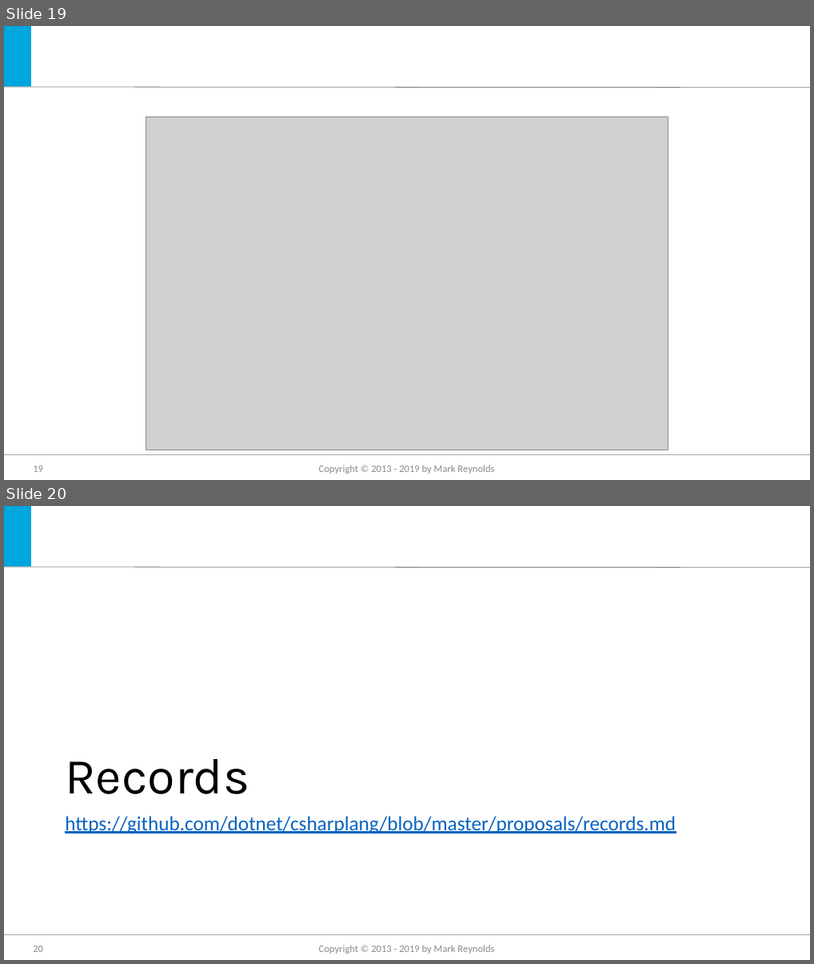
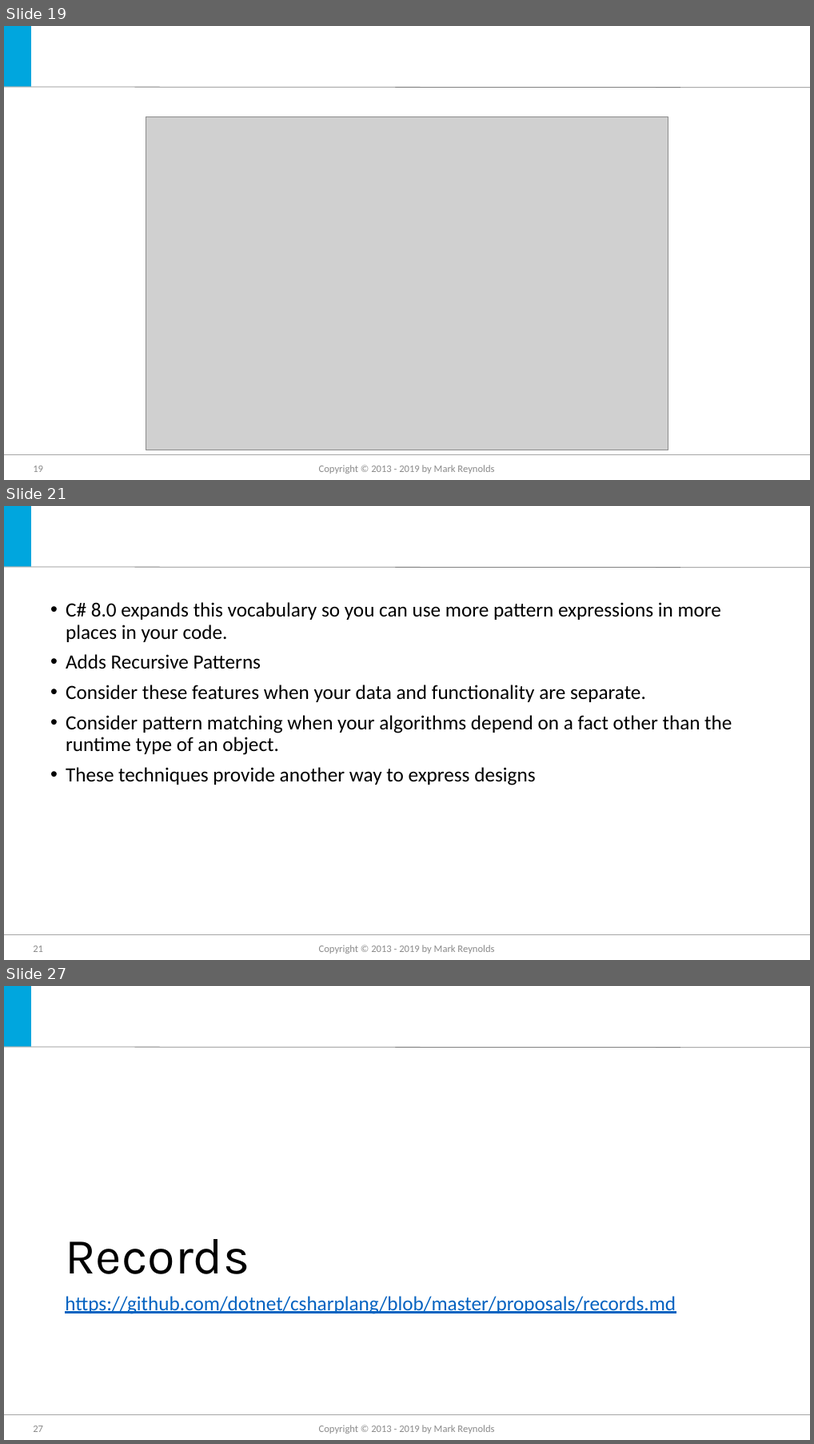
Before and after one commit to jmreynolds/CSharp8, a slide deck: Whats new in C#8.pptx. Shown one above the other, each under a label of ours: slides 19 and 20 before the commit, slides 19, 21 and 27 after it; the slides between them are not shown. The pictures are 814x964 and 814x1444 pixels, drawn with LibreOffice and Linux fonts; fonts in the diff are those of the drawing; grey boxes stand for pictures; background and template pictures are left out. Boxes give left, top, right and bottom in pixels: in the first picture for what was removed or moved away, otherwise in the second. Text is boxed around its words. In the diff, an @@ line names an element or a change of style, - is before the commit and + after.

Commit message:
added pattern matching

```diff
--- a/Whats new in C#8.pptx
+++ b/Whats new in C#8.pptx
@@ slide 21 added at [4, 506, 810, 960], background #FFFFFF; not listed: 3 template elements that a slide beside it also shows @@
@@ text added at [66, 602, 732, 785], 24 pt, text #000000 @@
+• C# 8.0 expands this vocabulary so you can use more pattern expressions in more places in your code.
+• Adds Recursive Patterns
+• Consider these features when your data and functionality are separate.
+• Consider pattern matching when your algorithms depend on a fact other than the runtime type of an object.
+• These techniques provide another way to express designs
@@ page number added at [33, 945, 43, 952], 12 pt, text #8C8C8C @@
+21
@@ text added at [319, 944, 494, 953], 12 pt, text #8C8C8C @@
+Copyright © 2013 - 2019 by Mark Reynolds
@@ what was slide 20 is now slide 27 @@
@@ page number at [33, 1425, 43, 1432]: text changed @@
-20
+27
```
Also in this commit, not shown: 1 slide changed, 6 other slides added, 3 other files.
